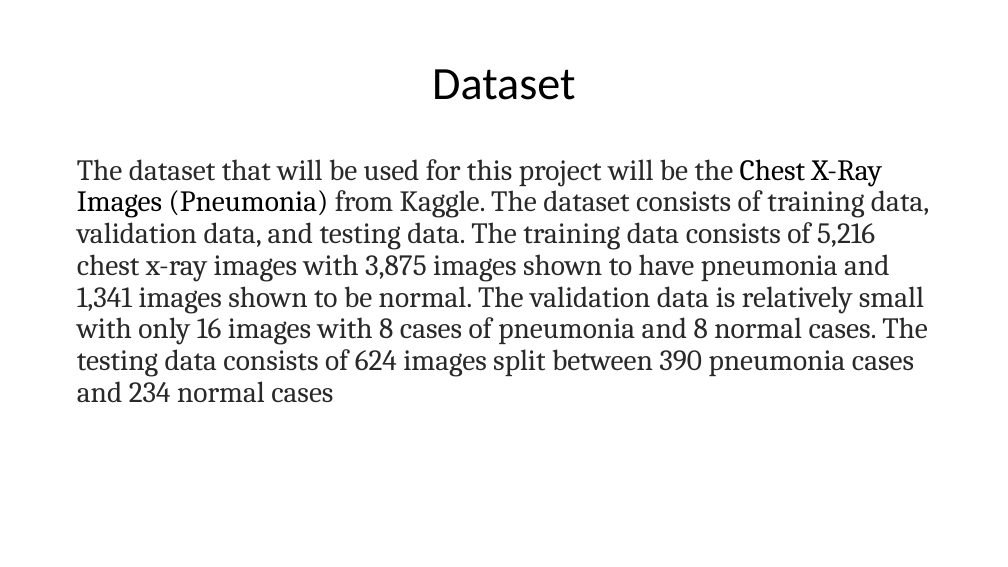
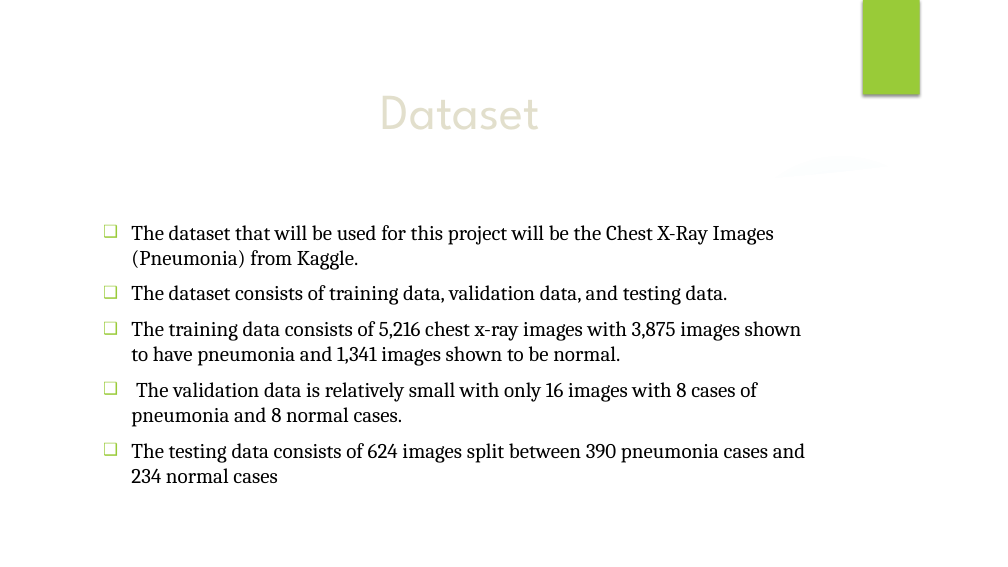
Before and after one commit to Meghac00/MiniProject, a slide deck: slide 9 of Pneumonia Detection using Deep Learning.pptm (slide 6 before the commit). Drawn at 1008x567 pixels with LibreOffice and Linux fonts; fonts in the diff are those of the drawing; background and template pictures are left out. Boxes give left, top, right and bottom in pixels: in the first picture for what was removed or moved away, otherwise in the second. Text is boxed around its words. In the diff, an @@ line names an element or a change of style, - is before the commit and + after.

```diff
--- a/Pneumonia Detection using Deep Learning.pptm
+++ b/Pneumonia Detection using Deep Learning.pptm
@@ group added at (0, 0, 1008, 567): 3 freeform shapes, 2 ellipses @@
@@ rectangle added at (863, 0, 920, 95), fill #99CB38 @@
@@ title "Dataset": place and size @@
-title "Dataset" at (432, 69, 575, 100)
+title "Dataset" at (95, 80, 825, 138)
@@ title "Dataset" at (95, 80, 825, 138): size 44 to 48 pt, font Calibri to League Spartan, text colour #000000 to #E2DFCC; line spacing 0.9 to 1 @@
@@ text at (131, 225, 806, 483): text changed; size 28 to 20 pt; text colour #292929 to #000000 @@
-The dataset that will be used for this project will be the Chest X-Ray Images (Pneumonia) from Kaggle. The dataset consists of training data, validation data, and testing data. The training data consists of 5,216 chest x-ray images with 3,875 images shown to have pneumonia and 1,341 images shown to be normal. The validation data is relatively small with only 16 images with 8 cases of pneumonia and 8 normal cases. The testing data consists of 624 images split between 390 pneumonia cases and 234 normal cases
+❑ The dataset that will be used for this project will be the Chest X-Ray Images (Pneumonia) from Kaggle.
+❑ The dataset consists of training data, validation data, and testing data.
+❑ The training data consists of 5,216 chest x-ray images with 3,875 images shown to have pneumonia and 1,341 images shown to be normal.
+❑ The validation data is relatively small with only 16 images with 8 cases of pneumonia and 8 normal cases.
+❑ The testing data consists of 624 images split between 390 pneumonia cases and 234 normal cases
```
Also in this commit, not shown: 9 other slides changed, 5 slides added, 1 slide removed, 2 other files.
